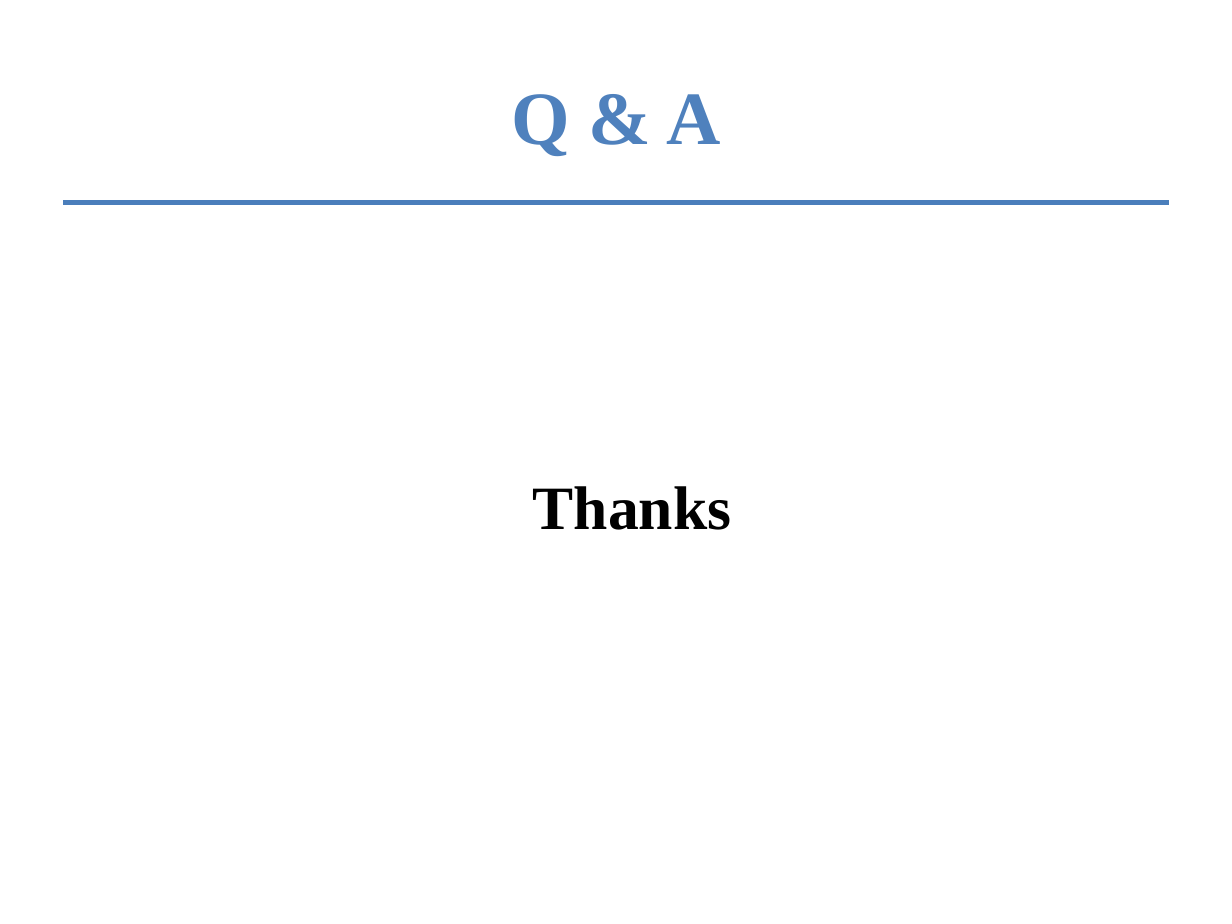
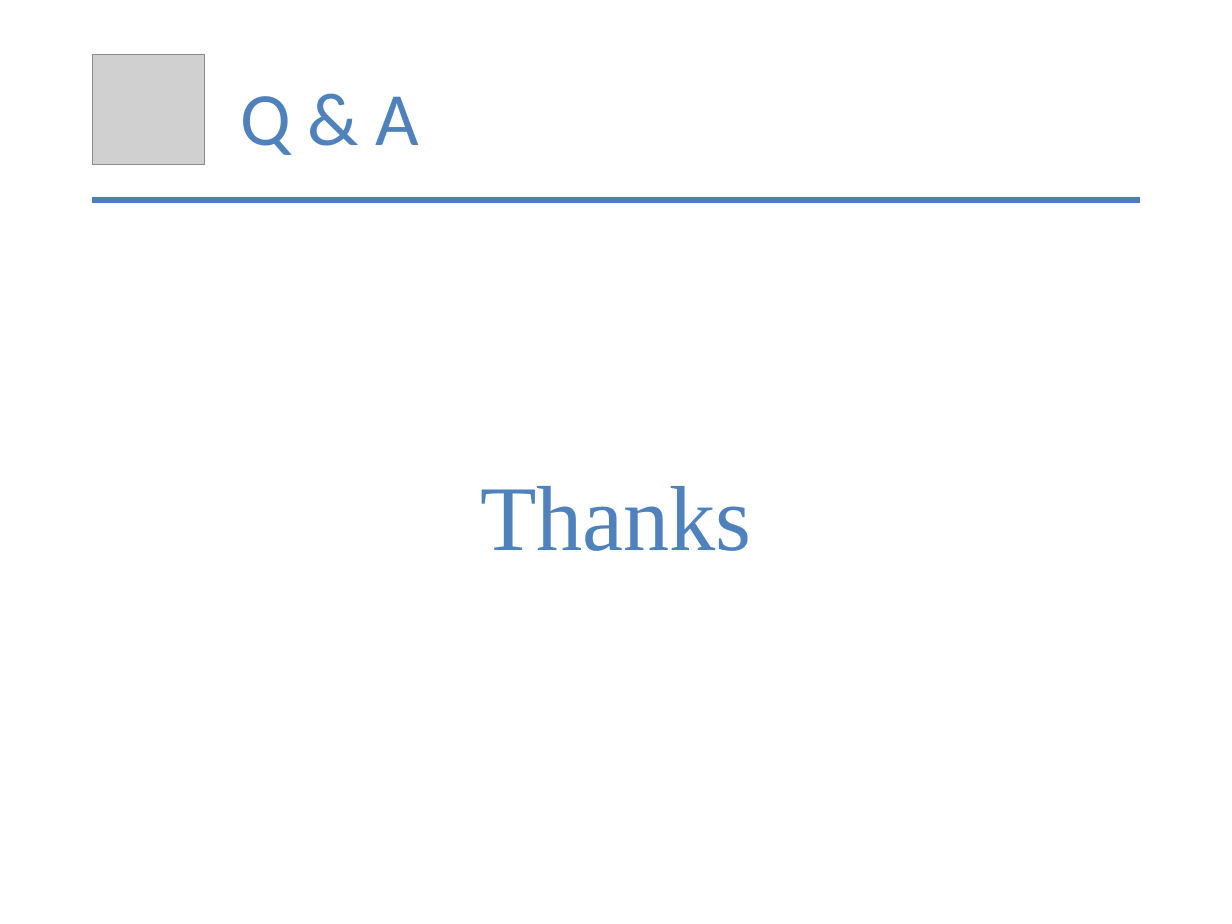
Before and after one commit to tianwen2017111/graduate_git, a slide deck: slide 33 of 余天文-硕5033班.pptx (slide 37 before the commit). Drawn at 1232x924 pixels with LibreOffice and Linux fonts; fonts in the diff are those of the drawing; grey boxes stand for pictures; background and template pictures are left out. Boxes give left, top, right and bottom in pixels: in the first picture for what was removed or moved away, otherwise in the second. Text is boxed around its words. In the diff, an @@ line names an element or a change of style, - is before the commit and + after.

```diff
--- a/余天文-硕5033班.pptx
+++ b/余天文-硕5033班.pptx
@@ picture added at bbox=[92, 54, 205, 165] @@
@@ text "Q & A": place and size @@
-text "Q & A" at bbox=[511, 94, 720, 156]
+text "Q & A" at bbox=[240, 96, 420, 155]
@@ text "Q & A" at bbox=[240, 96, 420, 155]: font Times New Roman to Calibri, bold off; alignment centre to left; vertical alignment middle to top @@
@@ line removed from (63, 202) to (1169, 202) @@
@@ line added from (92, 200) to (1140, 200), #4B7EBC 3 pt @@
@@ text "Thanks": place and size @@
-text "Thanks" at bbox=[533, 486, 732, 530]
+text "Thanks" at bbox=[480, 486, 752, 551]
@@ text "Thanks" at bbox=[480, 486, 752, 551]: size 36 to 54 pt, text colour #000000 to #4F81BD, bold off @@
```
Also in this commit, not shown: 6 other slides changed, 12 slides added, 16 slides removed, 2 other files.
